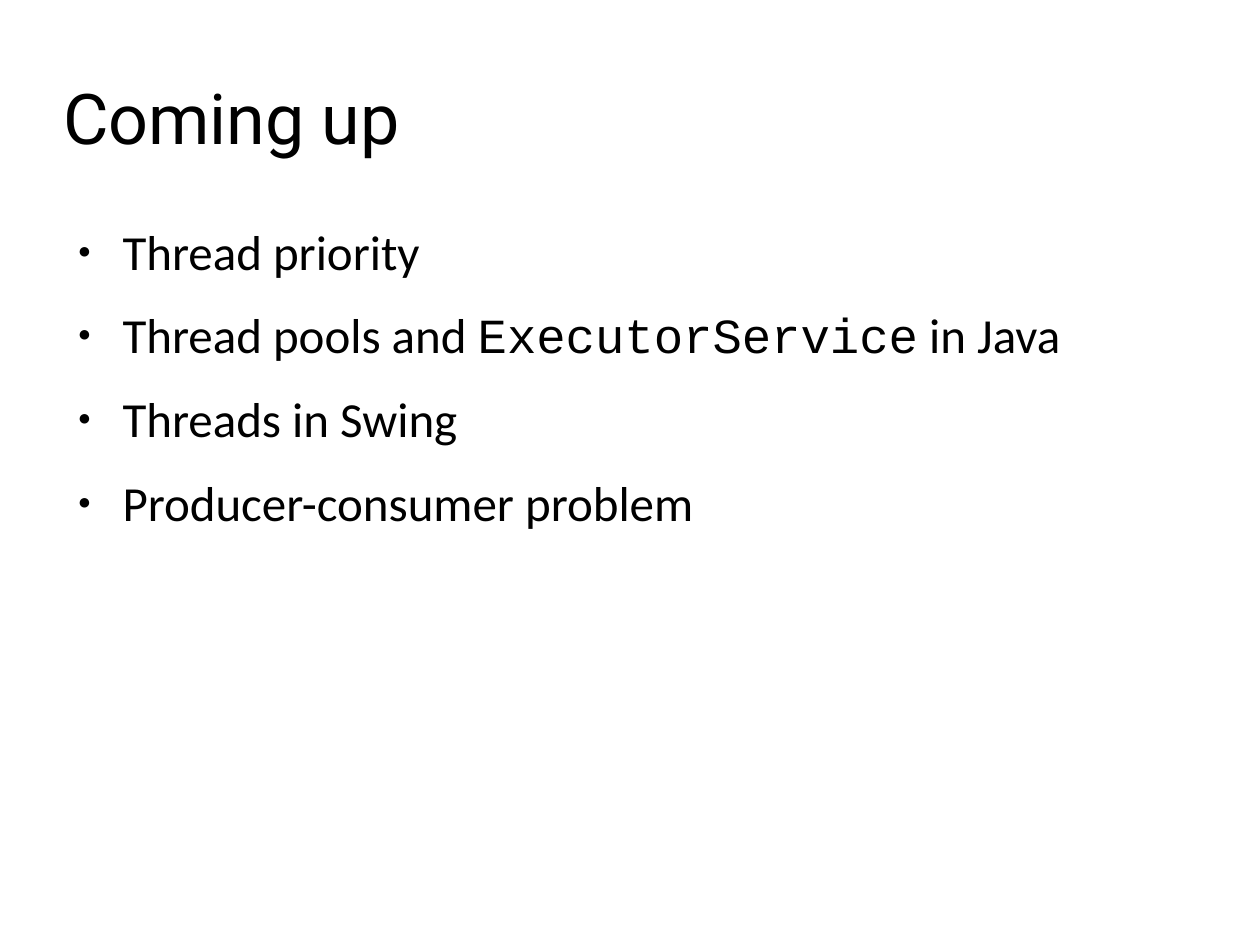
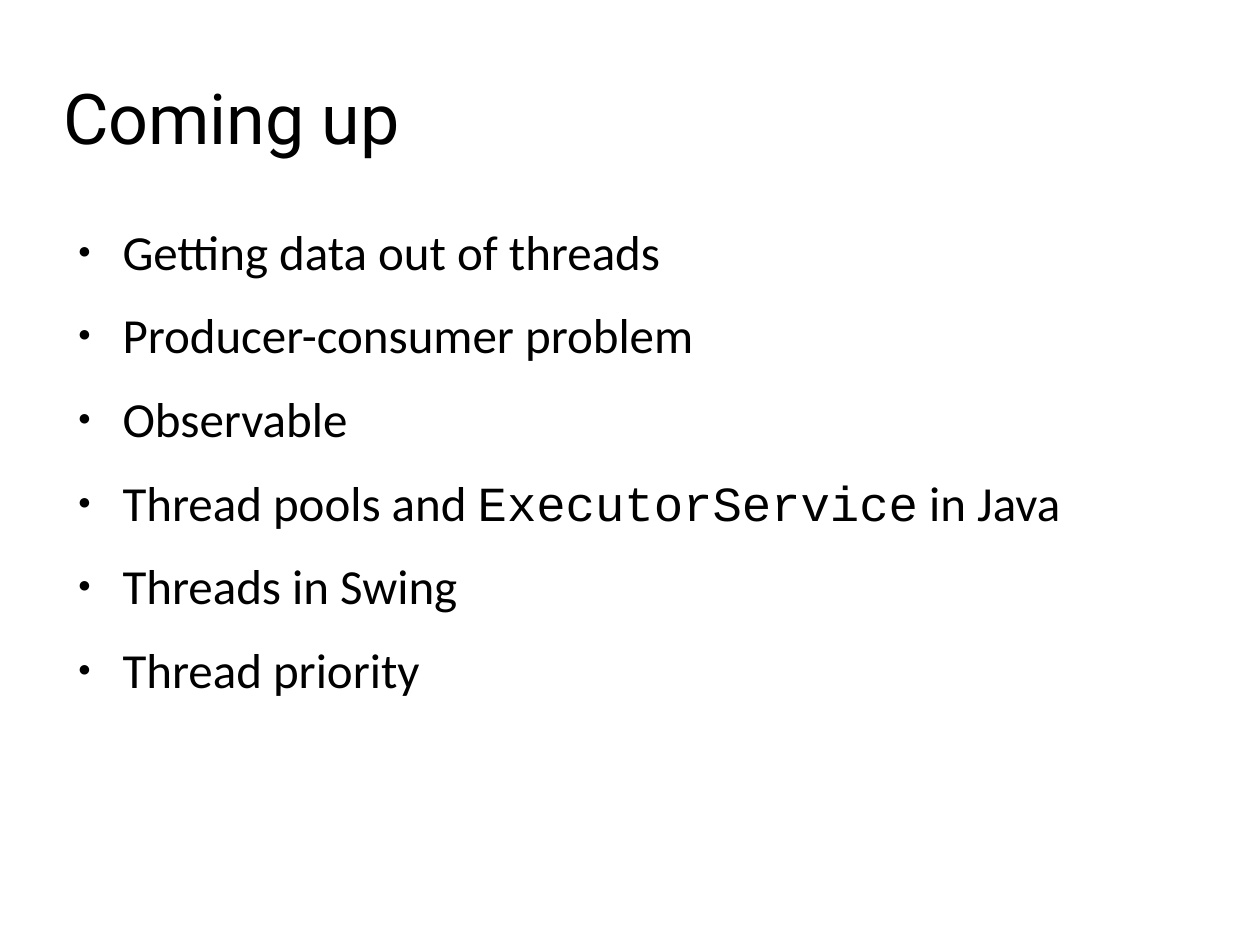
Before and after one commit to scheldejonas/week1-concurrency, a slide deck: slide 50 of presentation.odp. Drawn at 1260x945 pixels with LibreOffice and Linux fonts; fonts in the diff are those of the drawing; background and template pictures are left out. Boxes give left, top, right and bottom in pixels: in the first picture for what was removed or moved away, otherwise in the second. Text is boxed around its words. In the diff, an @@ line names an element or a change of style, - is before the commit and + after.

```diff
--- a/presentation.odp
+++ b/presentation.odp
@@ text at [123, 236, 693, 438]: text changed @@
-● Thread priority
+● Getting data out of threads
+● Producer-consumer problem
+● Observable
@@ text at [123, 654, 420, 696]: text changed @@
-● Producer-consumer problem
+● Thread priority
```
Also in this commit, not shown: 1 other slide changed, 3 slides added, 1 slide removed, 16 other files.
